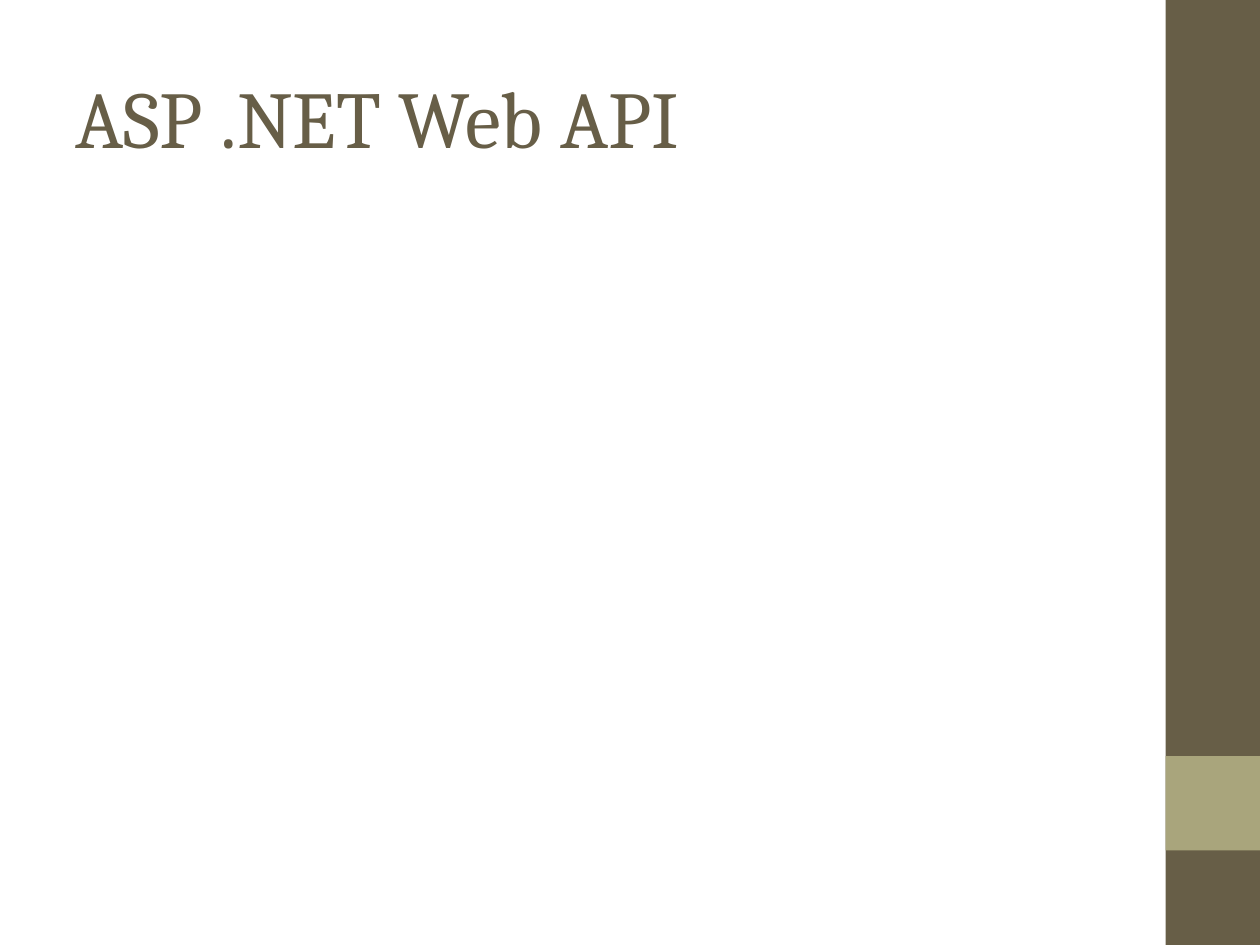
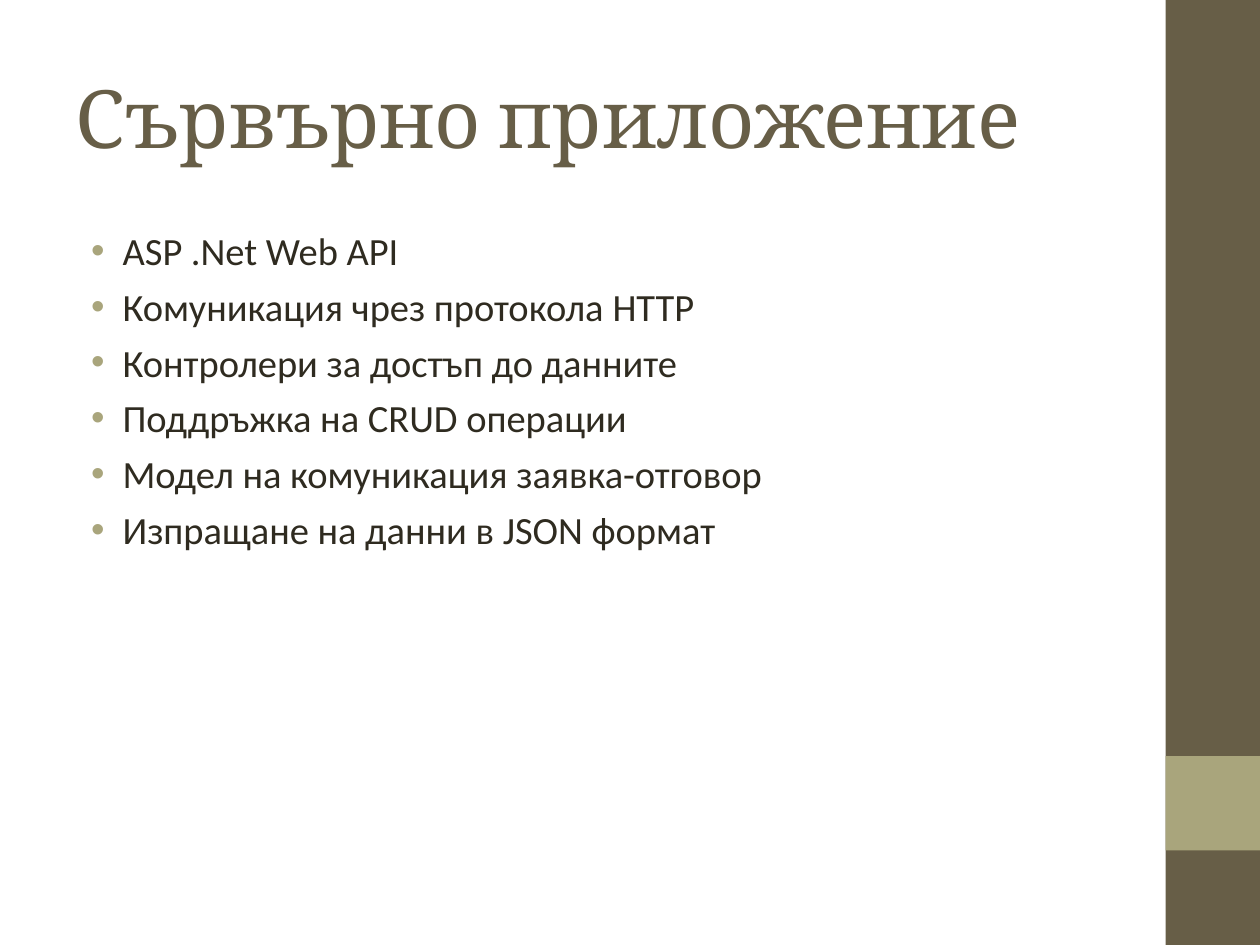
Before and after one commit to parbov/BSc_Dipl, a slide deck: slide 11 of documentation/presentation_Petko.ppt. Drawn at 1260x945 pixels with LibreOffice and Linux fonts; fonts in the diff are those of the drawing; background and template pictures are left out. Boxes give left, top, right and bottom in pixels: in the first picture for what was removed or moved away, otherwise in the second. Text is boxed around its words. In the diff, an @@ line names an element or a change of style, - is before the commit and + after.

```diff
--- a/documentation/presentation_Petko.ppt
+++ b/documentation/presentation_Petko.ppt
@@ title at [75,89,1020,168]: text changed @@
-ASP .NET Web API
+Сървърно приложение
@@ text added at [123,238,762,551], 22 pt, text #2F2B20 @@
+• ASP .Net Web API
+• Комуникация чрез протокола HTTP
+• Контролери за достъп до данните
+• Поддръжка на CRUD операции
+• Модел на комуникация заявка-отговор
+• Изпращане на данни в JSON формат
```
Also in this commit, not shown: 5 other slides changed, 7 slides added, 5 slides removed.
